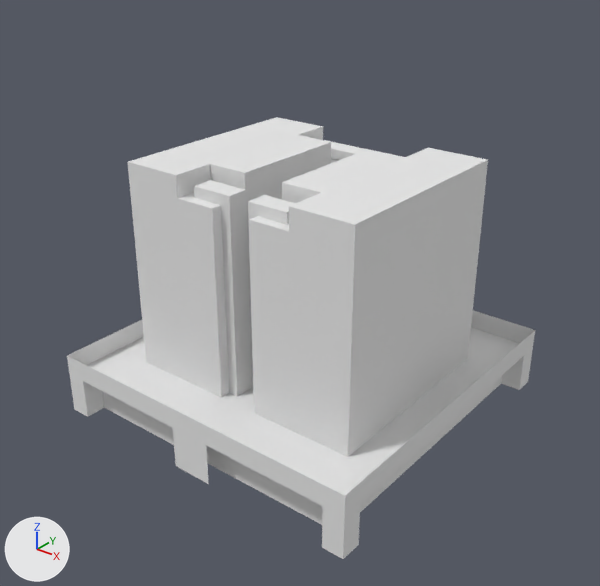
One commit to the OBJ model assets/eln/model/BatteryBig/BatteryBig.obj: the scene before it, then after it.
One viewpoint serves both versions: a 50 mm camera at (1.347, -1.721, 0.91) aimed at (0.018, -0.06, -0.12). The axes (+X, +Y, +Z) are drawn at lower left. The lights are the same throughout. Where no turn or scale is listed for an object, it has been applied to the vertices.

The first picture shows 'battery', 'cables', 'main', 'plugPlus'.
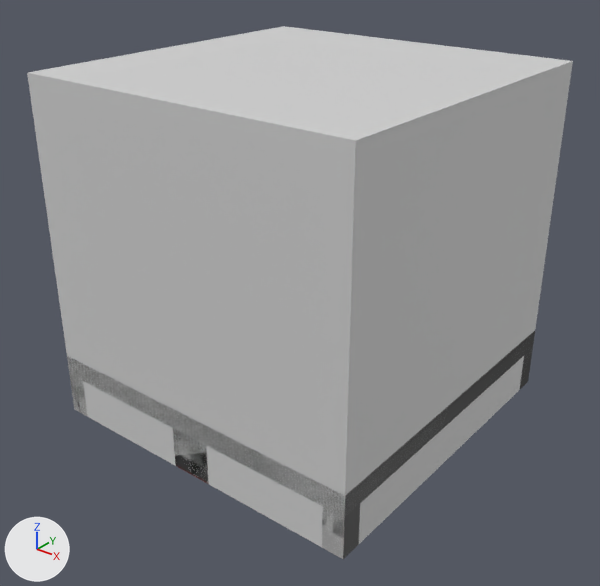
Commit message: battery ♥

Pixel boxes (x1, y1, x2, y2) of what changed, in the pictures (600 x 586 px):
'Minecraft_Block_Cube', added
    after: (27, 26, 573, 552)
'battery', surface changed
    both: (128, 117, 488, 457)
'main', surface changed
    both: (67, 310, 535, 559)
'cables', deleted
    before: (194, 140, 405, 396)
'plugPlus', surface changed
    both: (173, 428, 209, 484)
'plugMinus', added (black)
    after: (173, 428, 209, 484)
part 1 of me_battery, recoloured
    before: (128, 117, 488, 457)
part 2 of me_plugplus, deleted
    before: (173, 428, 209, 484)

What the commit changed:
Picture 'BatteryHiVoltage.png' (img_batteryhivoltage_png) is new.
Picture 'BatteryBase.png' (img_batterybase_png) is new.
In material 'None' (mat_none), base_color is no longer (0.8, 0.8, 0.8), white #e7e7e7.
In material 'None' (mat_none), texture is now set to img_batterybase_png.
Material 'None_BatteryHiVoltage.png' (mat_none_batteryhivoltage_png) is new.
Its texture is img_batteryhivoltage_png.
Its roughness is 1.0.
Material 'Material' (mat_material) is new.
Its base color is (0.64, 0.64, 0.64) (light grey #d1d1d1).
Its roughness is 0.69.
me_battery is used by ob_battery; location (0.0, 0.0, 0.0).
me_battery had 44 vertices, 60 faces and spanned x -0.375..0.375, y -0.313..0.313, z -0.375..0.25.
me_battery now has 96 vertices, 116 faces and spans x -0.381..0.381, y -0.313..0.313, z -0.375..0.25.
me_battery part 1: 42 faces spanning x -0.375..0.375, y -0.313..0.313, z -0.375..0.25 switch from mat_none (white #e7e7e7) to mat_none_batteryhivoltage_png (picture img_batteryhivoltage_png).
me_plugplus is used by ob_plugplus; location (0.0, 0.0, 0.0).
Verts and faces of me_plugplus; kept vertices keep their numbers, new ones are numbered from 4.
Before the commit, vertices of me_plugplus: 0 (-0.0625, -0.5, -0.375) at pixel (172, 427), 1 (0.0625, -0.5, -0.375) at pixel (206, 445), 2 (0.0625, -0.5, -0.5) at pixel (208, 484), 3 (-0.0625, -0.5, -0.5) at pixel (175, 465).
me_plugplus had 4 vertices, 2 faces and spanned x -0.0625..0.0625, y -0.5, z -0.5..-0.375.
me_plugplus now has 4 vertices, 2 faces and spans x -0.0625..0.0625, y 0.5, z -0.5..-0.375.
Part 2, on me_plugplus:
Vertices deleted: 0 to 3 (with the faces that use them).
Mesh me_plugminus is new.
It has 4 vertices, 2 faces and spans x -0.0625..0.0625, y -0.5, z -0.5..-0.375.
It uses material mat_none (picture img_batterybase_png).
Mesh me_minecraft_block_cube is new.
It is a box spanning x -0.5..0.5, y -0.5..0.5, z -0.5..0.5.
It uses material mat_material (light grey #d1d1d1).
Object 'cables' (ob_cables) is deleted.
Object 'plugMinus' (ob_plugminus) is new; it shows me_plugminus.
Its location is (0.0, 0.0, 0.0).
Object 'Minecraft_Block_Cube' (ob_minecraft_block_cube) is new; it shows me_minecraft_block_cube.
Its location is (0.0, 0.0, 0.0).
